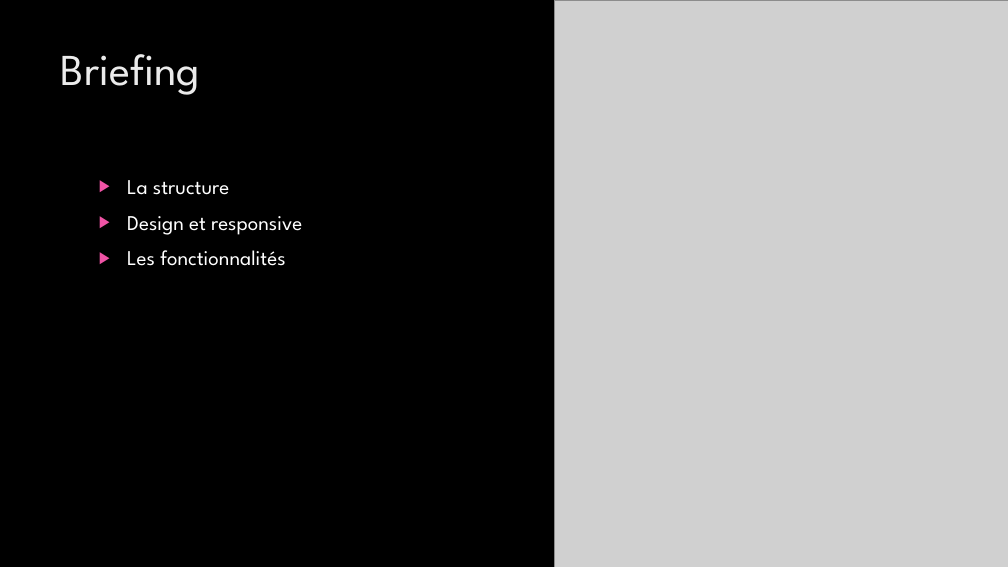
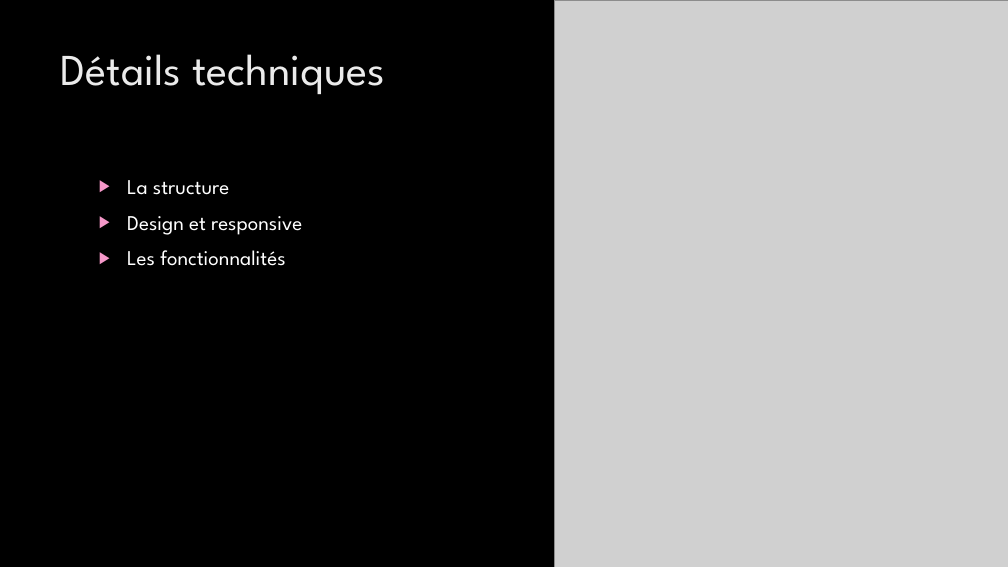
Before and after one commit to medaros/projet_facture_js, a slide deck: slide 7 of pdf/FactureJS - Pésentation.pptx (slide 2 before the commit). Drawn at 1008x567 pixels with LibreOffice and Linux fonts; fonts in the diff are those of the drawing; grey boxes stand for pictures; background and template pictures are left out. Boxes give left, top, right and bottom in pixels: in the first picture for what was removed or moved away, otherwise in the second. Text is boxed around its words. In the diff, an @@ line names an element or a change of style, - is before the commit and + after.

```diff
--- a/pdf/FactureJS - Pésentation.pptx
+++ b/pdf/FactureJS - Pésentation.pptx
@@ title at [61,54,385,94]: text changed @@
-Briefing
+Détails techniques
```
Also in this commit, not shown: 6 slides added, 1 other file.
